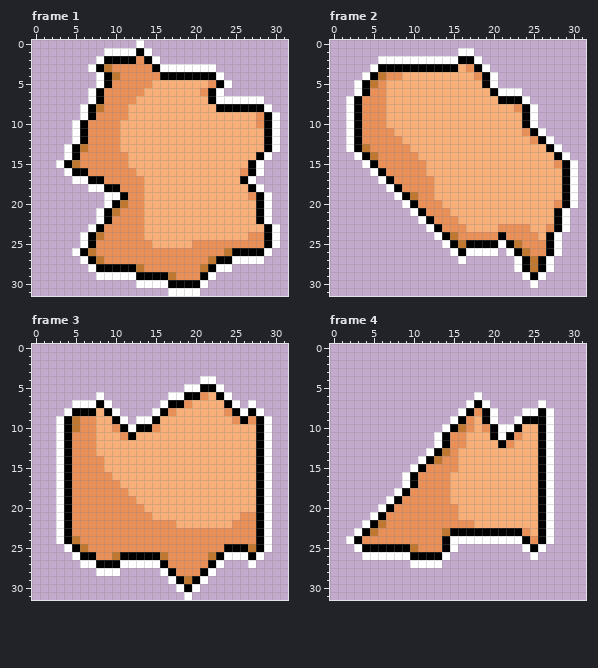
A pixel-art file gets an edit: ASSETS/graphics/eggshells.aseprite. The first picture shows the starting point.
32x32 pixels, 4 frames. Shown: frame 1, frame 2, frame 3, frame 4.
New version:
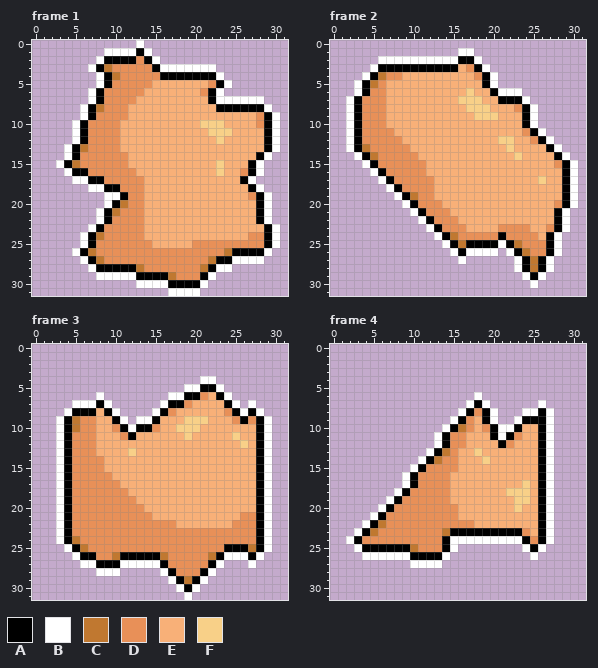
Palette (. is transparent): A #000000  B #ffffff  C #c07830  D #e89058  E #f8b078  F #f8d088
What changed:
Frame 1:
Colour F replaces colour E in row 10 at x 21 to 23; in row 11 at x 22 to 24; in row 12 at x 23; in rows 15 to 16 at x 23.
Frame 2:
Colour F replaces colour E in row 6 at x 17; in row 7 at x 16 to 18; in row 8 at x 17 to 19; in row 9 at x 18 to 20; in row 12 at x 21 to 22; in row 13 at x 22.
Colour F replaces colour E in row 14 at x 23; in row 17 at x 26.
Frame 3:
Colour F replaces colour E in row 9 at x 19 to 21; in row 10 at x 18 to 20; in row 11 at x 19 and 25; in row 12 at x 26; in row 13 at x 12.
Frame 4:
Colour F replaces colour E in row 13 at x 18; in row 14 at x 19; in row 17 at x 24; in row 18 at x 22 to 24; in row 19 at x 23 to 24; in row 20 at x 23.
